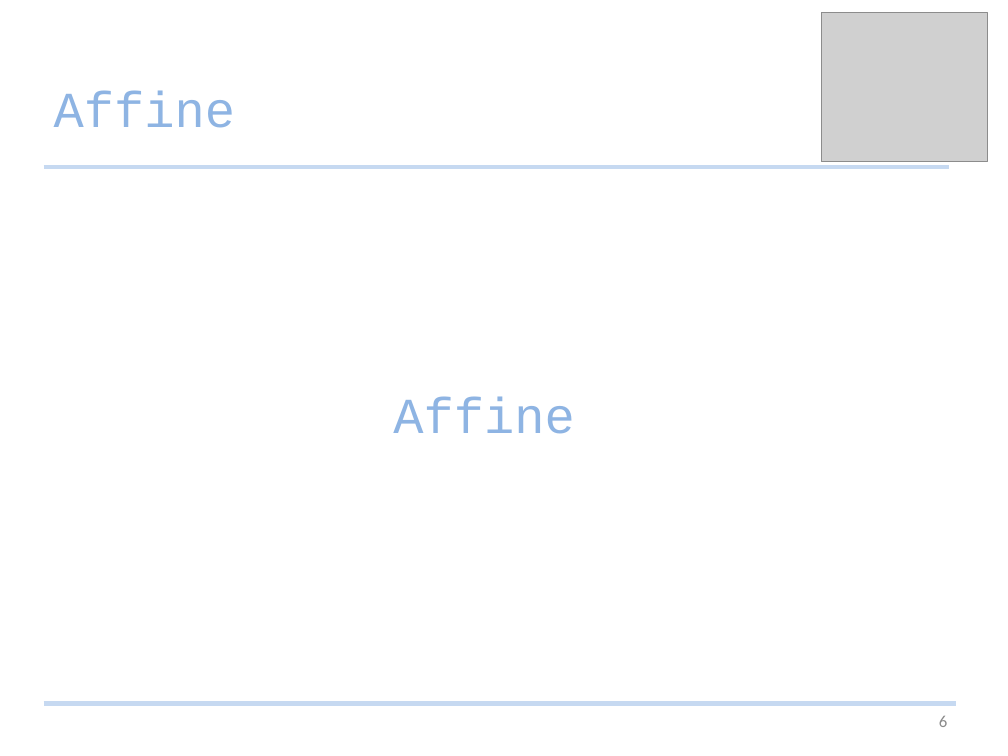
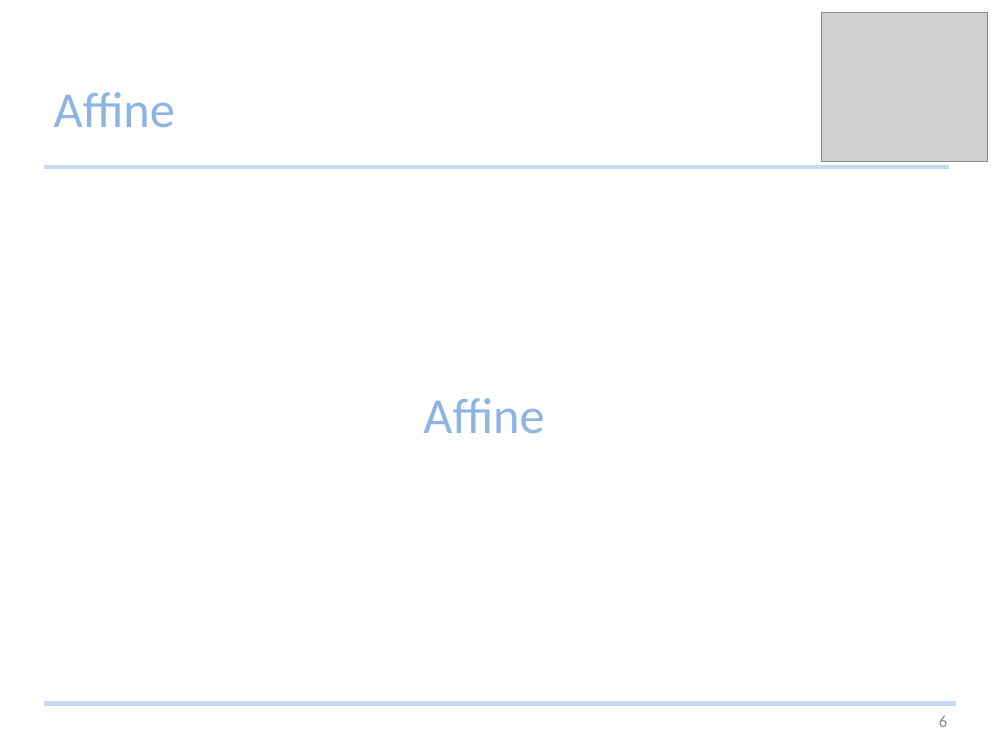
Before and after one commit to Studijacob/MIALab, a slide deck: slide 6 of wd/Documentation/MIALab presentation.pptx. Drawn at 1008x756 pixels with LibreOffice and Linux fonts; fonts in the diff are those of the drawing; grey boxes stand for pictures. Boxes give left, top, right and bottom in pixels: in the first picture for what was removed or moved away, otherwise in the second. Text is boxed around its words. In the diff, an @@ line names an element or a change of style, - is before the commit and + after.

Commit message:
change the font

```diff
--- a/wd/Documentation/MIALab presentation.pptx
+++ b/wd/Documentation/MIALab presentation.pptx
@@ title "Affine" at (54,92,175,127): font Courier New to Calibri @@
@@ text "Affine" at (423,398,544,433): font Courier New to Calibri @@
```
Also in this commit, not shown: 4 other slides changed.
